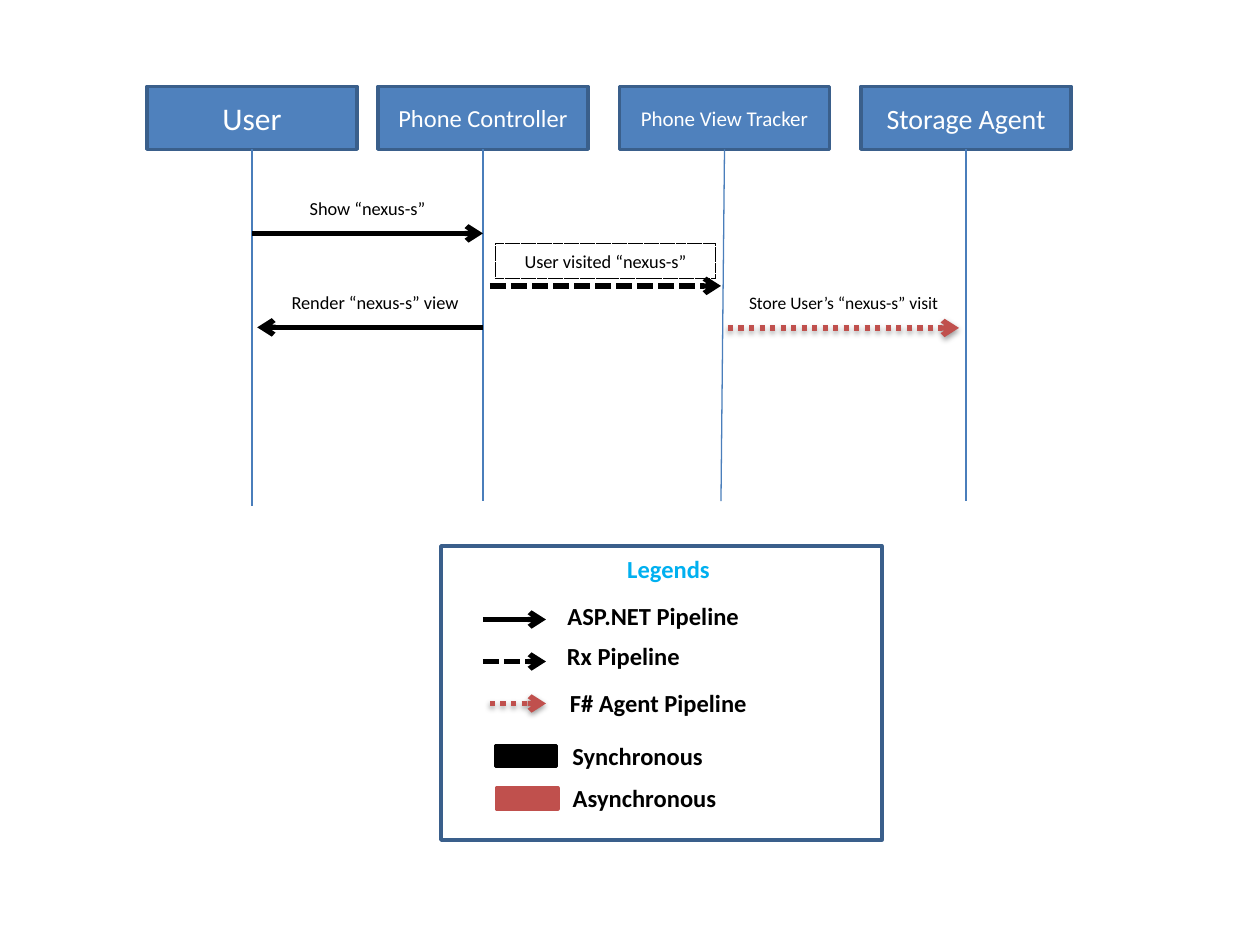
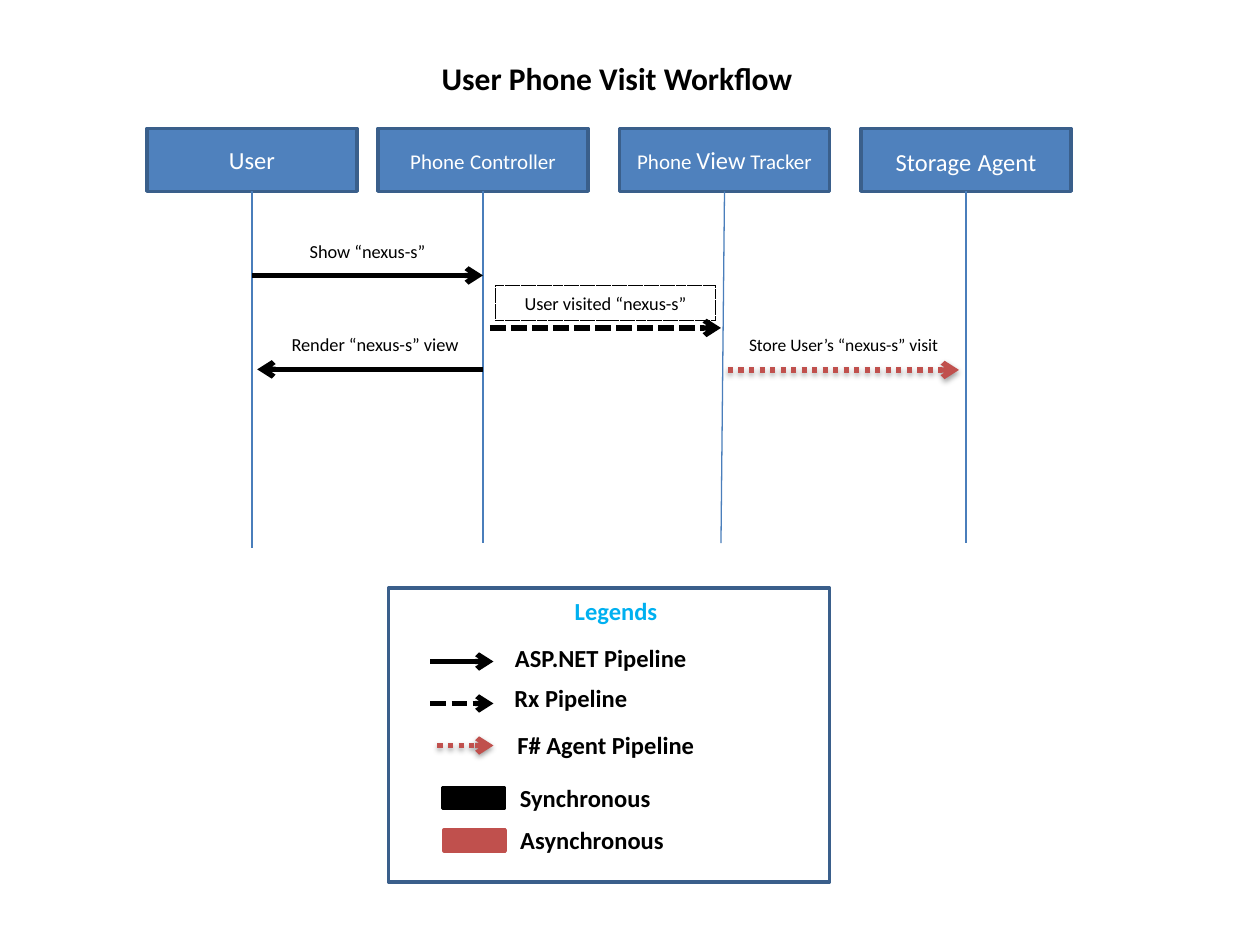
Before and after one commit to tamizhvendan/fsharp-phonecat, a slide deck: slide 1 of RecommendationFeature.pptx. Drawn at 1260x945 pixels with LibreOffice and Linux fonts; fonts in the diff are those of the drawing. Boxes give left, top, right and bottom in pixels: in the first picture for what was removed or moved away, otherwise in the second. Text is boxed around its words. In the diff, an @@ line names an element or a change of style, - is before the commit and + after.

Commit message:
Updation Recommendation Feature Design Doc

```diff
--- a/RecommendationFeature.pptx
+++ b/RecommendationFeature.pptx
@@ text added at [442, 68, 792, 91], 18 pt, text #000000, bold @@
+User Phone Visit Workflow
@@ rectangle "User" at [147, 129, 358, 192]: size 18 to 14 pt @@
@@ rectangle "Phone Controller" at [378, 129, 588, 192]: size 14 to 12 pt @@
@@ rectangle "Phone View Tracker" at [620, 129, 830, 192]: size 12 to 14 pt in "View" @@
@@ rectangle "Storage Agent" at [861, 129, 1071, 192]: size 16 to 14 pt @@
@@ arrow moved from (252, 233) - (483, 233) to (252, 276) - (483, 276) @@
@@ 5 rectangles, 4 lines, 3 texts, 3 arrows: place and size @@
-5 rectangles, 4 lines, 3 texts, 3 arrows at [147, 87, 1071, 507]
+5 rectangles, 4 lines, 3 texts, 3 arrows at [147, 129, 1071, 548]
@@ 5 texts, 2 rectangles: place and size @@
-5 texts, 2 rectangles at [441, 546, 882, 839]
+5 texts, 2 rectangles at [388, 588, 829, 882]
@@ arrow moved from (490, 703) - (546, 703) to (437, 746) - (494, 746) @@
@@ 2 arrows, 1 text, 1 rectangle: place and size @@
-2 arrows, 1 text, 1 rectangle at [483, 620, 716, 811]
+2 arrows, 1 text, 1 rectangle at [431, 662, 663, 853]
```
Also in this commit, not shown: 1 slide added.
